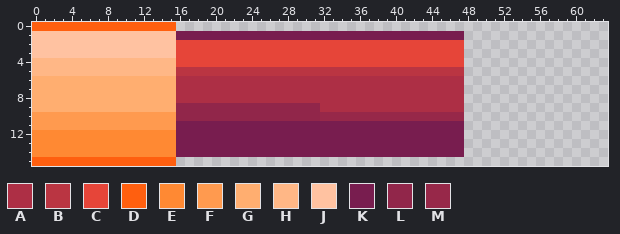
File history of a pixel-art sprite, assets/ui/ui.png. The picture above is the old version.
The file is 64x16 pixels. Colours within 5 levels of each other are drawn and written as one.
Palette (. is transparent): A #ad2f45  B #ba3542  C #e64539  D #ff5f0f  E #ff8933  F #ff9a4f  G #ffae70  H #ffb786  J #ffc2a1  K #781d4f  L #91264a  M #972849
Pixels before, first column x 0:
 0 DDDDDDDDDDDDDDDD................................
 1 JJJJJJJJJJJJJJJJKKKKKKKKKKKKKKKKKKKKKKKKKKKKKKKK
 2 JJJJJJJJJJJJJJJJCCCCCCCCCCCCCCCCCCCCCCCCCCCCCCCC
 3 JJJJJJJJJJJJJJJJCCCCCCCCCCCCCCCCCCCCCCCCCCCCCCCC
 4 HHHHHHHHHHHHHHHHCCCCCCCCCCCCCCCCCCCCCCCCCCCCCCCC
 5 HHHHHHHHHHHHHHHHBBBBBBBBBBBBBBBBBBBBBBBBBBBBBBBB
 6 GGGGGGGGGGGGGGGGAAAAAAAAAAAAAAAAAAAAAAAAAAAAAAAA
 7 GGGGGGGGGGGGGGGGAAAAAAAAAAAAAAAAAAAAAAAAAAAAAAAA
 8 GGGGGGGGGGGGGGGGAAAAAAAAAAAAAAAAAAAAAAAAAAAAAAAA
 9 GGGGGGGGGGGGGGGGLLLLLLLLLLLLLLLLAAAAAAAAAAAAAAAA
10 FFFFFFFFFFFFFFFFLLLLLLLLLLLLLLLLMMMMMMMMMMMMMMMM
11 FFFFFFFFFFFFFFFFKKKKKKKKKKKKKKKKKKKKKKKKKKKKKKKK
12 EEEEEEEEEEEEEEEEKKKKKKKKKKKKKKKKKKKKKKKKKKKKKKKK
13 EEEEEEEEEEEEEEEEKKKKKKKKKKKKKKKKKKKKKKKKKKKKKKKK
14 EEEEEEEEEEEEEEEEKKKKKKKKKKKKKKKKKKKKKKKKKKKKKKKK
15 DDDDDDDDDDDDDDDD................................
Once edited:
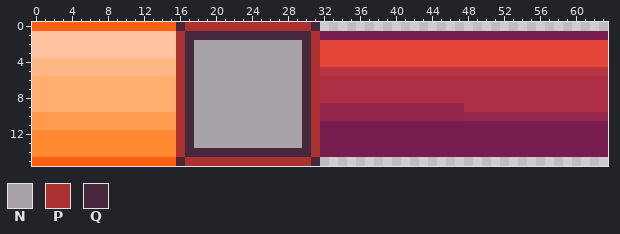
Colours new in this view: N #a8a2a9  P #ac3232  Q #45283c
Edits made:
{"y":0,"x":16,"old":"................","new":"QPPPPPPPPPPPPPPQ"}
{"y":1,"x":16,"old":"KKKKKKKKKKKKKKKK","new":"PQQQQQQQQQQQQQQP"}
{"y":1,"x":48,"old":"................","new":"KKKKKKKKKKKKKKKK"}
{"y":2,"x":16,"old":"CCCCCCCCCCCCCCCC","new":"PQNNNNNNNNNNNNQP"}
{"y":2,"x":48,"old":"................","new":"CCCCCCCCCCCCCCCC"}
{"y":3,"x":16,"old":"CCCCCCCCCCCCCCCC","new":"PQNNNNNNNNNNNNQP"}
{"y":3,"x":48,"old":"................","new":"CCCCCCCCCCCCCCCC"}
{"y":4,"x":16,"old":"CCCCCCCCCCCCCCCC","new":"PQNNNNNNNNNNNNQP"}
{"y":4,"x":48,"old":"................","new":"CCCCCCCCCCCCCCCC"}
{"y":5,"x":16,"old":"BBBBBBBBBBBBBBBB","new":"PQNNNNNNNNNNNNQP"}
{"y":5,"x":48,"old":"................","new":"BBBBBBBBBBBBBBBB"}
{"y":6,"x":16,"old":"AAAAAAAAAAAAAAAA","new":"PQNNNNNNNNNNNNQP"}
{"y":6,"x":48,"old":"................","new":"AAAAAAAAAAAAAAAA"}
{"y":7,"x":16,"old":"AAAAAAAAAAAAAAAA","new":"PQNNNNNNNNNNNNQP"}
{"y":7,"x":48,"old":"................","new":"AAAAAAAAAAAAAAAA"}
{"y":8,"x":16,"old":"AAAAAAAAAAAAAAAA","new":"PQNNNNNNNNNNNNQP"}
{"y":8,"x":48,"old":"................","new":"AAAAAAAAAAAAAAAA"}
{"y":9,"x":16,"old":"LLLLLLLLLLLLLLLLAAAAAAAAAAAAAAAA................","new":"PQNNNNNNNNNNNNQPLLLLLLLLLLLLLLLLAAAAAAAAAAAAAAAA"}
{"y":10,"x":16,"old":"LLLLLLLLLLLLLLLLMMMMMMMMMMMMMMMM................","new":"PQNNNNNNNNNNNNQPLLLLLLLLLLLLLLLLMMMMMMMMMMMMMMMM"}
{"y":11,"x":16,"old":"KKKKKKKKKKKKKKKK","new":"PQNNNNNNNNNNNNQP"}
{"y":11,"x":48,"old":"................","new":"KKKKKKKKKKKKKKKK"}
{"y":12,"x":16,"old":"KKKKKKKKKKKKKKKK","new":"PQNNNNNNNNNNNNQP"}
{"y":12,"x":48,"old":"................","new":"KKKKKKKKKKKKKKKK"}
{"y":13,"x":16,"old":"KKKKKKKKKKKKKKKK","new":"PQNNNNNNNNNNNNQP"}
{"y":13,"x":48,"old":"................","new":"KKKKKKKKKKKKKKKK"}
{"y":14,"x":16,"old":"KKKKKKKKKKKKKKKK","new":"PQQQQQQQQQQQQQQP"}
{"y":14,"x":48,"old":"................","new":"KKKKKKKKKKKKKKKK"}
{"y":15,"x":16,"old":"................","new":"QPPPPPPPPPPPPPPQ"}
{"label":"changed","picture_box":[176,22,608,166]}
